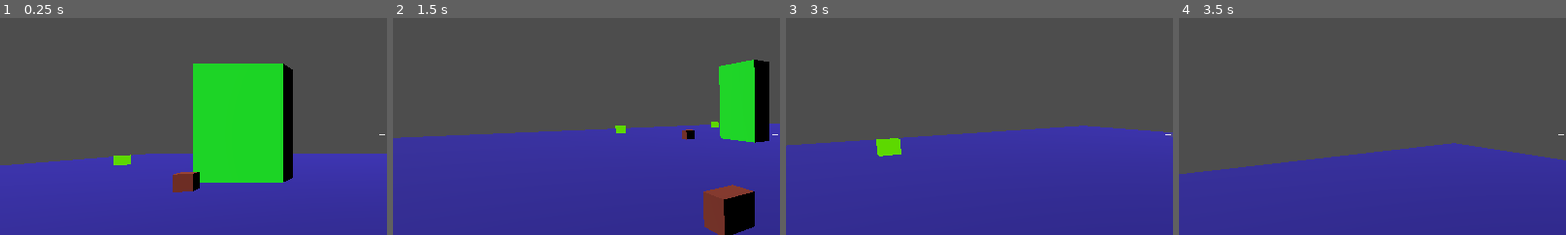
Above: before the commit, frames 1-4 (left to right).
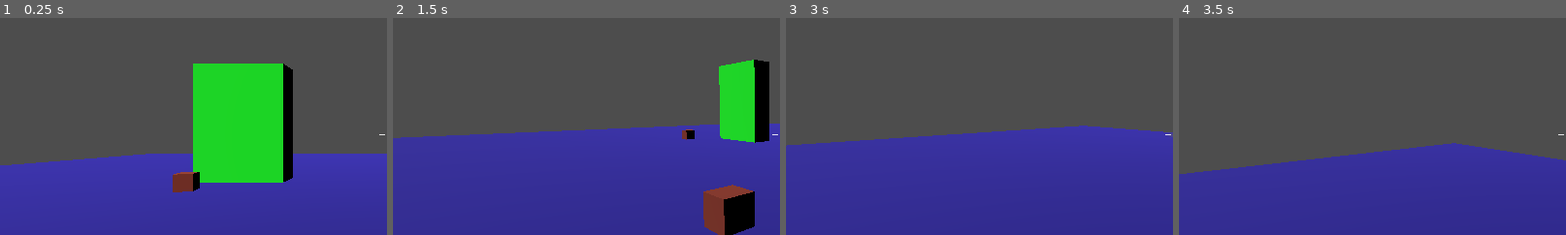
Above: after the commit, the same moments.

Repository: Rognlosh/DoomGodotYandex
Game: Godot game, scene res://scenes/main/main.tscn
Same seed, same stepped clock (60 frames per second), same inputs: the game is played once before the commit and once after it.
Inputs (mouse positions are % of the whole screen's width and height, from its top left):
- Up to frame 1 (0.25 s): no input
- Up to frame 2 (1.5 s): tap Enter at 0.5 s; move the mouse to (72, 45) at 0.52 s; press the mouse at (72, 45) at 0.53 s; hold D (move_right) 0.53-1.28 s; tap Space (jump) at 0.77 s; move the mouse to (45, 50) at 1.27 s; release the mouse at (45, 50) at 1.28 s; hold W (move_forward) from 1.28 s (still down); tap Mouse wheel up (weapon_next) at 1.35 s
- Up to frame 3 (3 s): keep holding W (move_forward); tap Space (jump) at 1.52 s; move the mouse to (52, 48) at 2.02 s; hold Mouse wheel down (weapon_prev) 2.03-2.78 s; move the mouse to (49, 52) at 2.77 s; click (49, 52) at 2.85 s
- Up to frame 4 (3.5 s): keep holding W (move_forward); tap Space (jump) at 3.02 s
The pictures show only the part of the screen within x 0-50%, y 23-73%; the shares and areas given below are measured in that part.

The runs differ from the first frame. In frame 1, 0.2% of the frame differs, in the area x 29-34%, y 62-68%; in frame 2, 0.1%; in frame 3, 0.5%, in the area x 23-30%, y 55-64%; in frame 4, nothing differs.

Commit message:
Разнообразие
Сделаны все типы брони и хилок

Diff:
--- a/scenes/levels/test_level.tscn
+++ b/scenes/levels/test_level.tscn
@@ -2,8 +2,6 @@
 
 [ext_resource type="PackedScene" uid="uid://djyxa4b1xgyjk" path="res://scenes/enemies/melee_grunt.tscn" id="1_jbqir"]
 [ext_resource type="PackedScene" uid="uid://capg6k5fgvtti" path="res://scenes/pickups/ammo_pickup.tscn" id="2_yautc"]
-[ext_resource type="PackedScene" uid="uid://cxhi7nu45a6fs" path="res://scenes/pickups/health_pickup.tscn" id="3_v45ci"]
-[ext_resource type="PackedScene" uid="uid://vix5ymbwwquo" path="res://scenes/pickups/armor_pickup.tscn" id="4_48ne7"]
 
 [sub_resource type="StandardMaterial3D" id="StandardMaterial3D_3hp5k"]
 albedo_color = Color(0.16274172, 0.12389998, 0.59, 1)
@@ -51,21 +49,3 @@
 
 [node name="Pickup3" parent="." unique_id=2037795098 instance=ExtResource("2_yautc")]
 transform = Transform3D(1, 0, 0, 0, 1, 0, 0, 0, 1, 4.5449023, 0, 1.6964359)
-
-[node name="Pickup4" parent="." unique_id=91416456 instance=ExtResource("3_v45ci")]
-transform = Transform3D(1, 0, 0, 0, 1, 0, 0, 0, 1, -10.57539, -2.3841858e-07, -1.5897617)
-
-[node name="Pickup5" parent="." unique_id=289361103 instance=ExtResource("3_v45ci")]
-transform = Transform3D(1, 0, 0, 0, 1, 0, 0, 0, 1, -11.493992, -2.3841858e-07, -8.316352)
-
-[node name="Pickup6" parent="." unique_id=306639419 instance=ExtResource("3_v45ci")]
-transform = Transform3D(1, 0, 0, 0, 1, 0, 0, 0, 1, 6.1414604, -2.3841858e-07, 5.0275383)
-
-[node name="Pickup7" parent="." unique_id=365843796 instance=ExtResource("4_48ne7")]
-transform = Transform3D(1, 0, 0, 0, 1, 0, 0, 0, 1, -10.153142, 0, 10.503584)
-
-[node name="Pickup8" parent="." unique_id=901541837 instance=ExtResource("4_48ne7")]
-transform = Transform3D(1, 0, 0, 0, 1, 0, 0, 0, 1, 3.9132335, 4.7683716e-07, 13.659431)
-
-[node name="Pickup9" parent="." unique_id=863799579 instance=ExtResource("4_48ne7")]
-transform = Transform3D(1, 0, 0, 0, 1, 0, 0, 0, 1, 9.31453, 2.3841858e-07, 8.677499)
--- /dev/null
+++ b/scenes/pickups/ArmorPickups/armor_blue.tscn
@@ -0,0 +1,13 @@
+[gd_scene format=3 uid="uid://c4hoyp01gwoo3"]
+
+[ext_resource type="PackedScene" uid="uid://vix5ymbwwquo" path="res://scenes/pickups/armor_pickup.tscn" id="1_q3pqd"]
+
+[sub_resource type="BoxMesh" id="BoxMesh_1jbaq"]
+size = Vector3(0.6, 0.6, 0.6)
+
+[node name="Pickup" unique_id=1531948811 instance=ExtResource("1_q3pqd")]
+amount = 200.0
+armor_class = 2
+
+[node name="MeshInstance3D" parent="." index="1" unique_id=32778721]
+mesh = SubResource("BoxMesh_1jbaq")
--- /dev/null
+++ b/scenes/pickups/ArmorPickups/armor_bonus.tscn
@@ -0,0 +1,14 @@
+[gd_scene format=3 uid="uid://dxpb546mp7lek"]
+
+[ext_resource type="PackedScene" uid="uid://vix5ymbwwquo" path="res://scenes/pickups/armor_pickup.tscn" id="1_nq27h"]
+
+[sub_resource type="StandardMaterial3D" id="StandardMaterial3D_ehnw8"]
+shading_mode = 0
+albedo_color = Color(0.6142, 0.74008334, 0.83, 1)
+
+[node name="Pickup" unique_id=1531948811 instance=ExtResource("1_nq27h")]
+mode = 0
+amount = 1.0
+
+[node name="MeshInstance3D" parent="." index="1" unique_id=32778721]
+surface_material_override/0 = SubResource("StandardMaterial3D_ehnw8")
--- /dev/null
+++ b/scenes/pickups/ArmorPickups/armor_green.tscn
@@ -0,0 +1,16 @@
+[gd_scene format=3 uid="uid://coa10rr4av5rr"]
+
+[ext_resource type="PackedScene" uid="uid://vix5ymbwwquo" path="res://scenes/pickups/armor_pickup.tscn" id="1_1vy3h"]
+
+[sub_resource type="BoxMesh" id="BoxMesh_vl8h8"]
+size = Vector3(0.6, 0.6, 0.6)
+
+[sub_resource type="StandardMaterial3D" id="StandardMaterial3D_dc6n7"]
+shading_mode = 0
+albedo_color = Color(4.813075e-07, 0.7766051, 0.41576427, 1)
+
+[node name="Pickup" unique_id=1531948811 instance=ExtResource("1_1vy3h")]
+
+[node name="MeshInstance3D" parent="." index="1" unique_id=32778721]
+mesh = SubResource("BoxMesh_vl8h8")
+surface_material_override/0 = SubResource("StandardMaterial3D_dc6n7")
--- /dev/null
+++ b/scenes/pickups/HealthPickups/health_bonus.tscn
@@ -0,0 +1,18 @@
+[gd_scene format=3 uid="uid://dpfhdqm4gwl3i"]
+
+[ext_resource type="PackedScene" uid="uid://cxhi7nu45a6fs" path="res://scenes/pickups/health_pickup.tscn" id="1_kixow"]
+
+[sub_resource type="BoxMesh" id="BoxMesh_cpgax"]
+size = Vector3(0.3, 0.3, 0.3)
+
+[sub_resource type="StandardMaterial3D" id="StandardMaterial3D_ogknn"]
+shading_mode = 0
+albedo_color = Color(0.27539998, 0.81, 0.45360005, 1)
+
+[node name="Pickup" unique_id=1531948811 instance=ExtResource("1_kixow")]
+heal_amount = 1.0
+allow_overheal = true
+
+[node name="MeshInstance3D" parent="." index="1" unique_id=32778721]
+mesh = SubResource("BoxMesh_cpgax")
+surface_material_override/0 = SubResource("StandardMaterial3D_ogknn")
--- /dev/null
+++ b/scenes/pickups/HealthPickups/medikit.tscn
@@ -0,0 +1,5 @@
+[gd_scene format=3 uid="uid://buc6jw652cenw"]
+
+[ext_resource type="PackedScene" uid="uid://cxhi7nu45a6fs" path="res://scenes/pickups/health_pickup.tscn" id="1_tk34s"]
+
+[node name="Pickup" unique_id=1531948811 instance=ExtResource("1_tk34s")]
--- /dev/null
+++ b/scenes/pickups/HealthPickups/soulsphere.tscn
@@ -0,0 +1,22 @@
+[gd_scene format=3 uid="uid://duindq6qmt6x8"]
+
+[ext_resource type="PackedScene" uid="uid://cxhi7nu45a6fs" path="res://scenes/pickups/health_pickup.tscn" id="1_romr6"]
+
+[sub_resource type="SphereMesh" id="SphereMesh_pxs7h"]
+radius = 0.4
+height = 0.8
+
+[sub_resource type="StandardMaterial3D" id="StandardMaterial3D_76btr"]
+shading_mode = 0
+albedo_color = Color(0.032760773, 0.8292277, 0.7557669, 1)
+
+[node name="Pickup" unique_id=1531948811 instance=ExtResource("1_romr6")]
+heal_amount = 100.0
+allow_overheal = true
+
+[node name="CollisionShape3D" parent="." index="0" unique_id=1166977037]
+transform = Transform3D(1, 0, 0, 0, 1, 0, 0, 0, 1, 0, 0.5, 0)
+
+[node name="MeshInstance3D" parent="." index="1" unique_id=32778721]
+mesh = SubResource("SphereMesh_pxs7h")
+surface_material_override/0 = SubResource("StandardMaterial3D_76btr")
--- /dev/null
+++ b/scenes/pickups/HealthPickups/stimpack.tscn
@@ -0,0 +1,13 @@
+[gd_scene format=3 uid="uid://bj1k41he46fmw"]
+
+[ext_resource type="PackedScene" uid="uid://cxhi7nu45a6fs" path="res://scenes/pickups/health_pickup.tscn" id="1_w6s2u"]
+
+[sub_resource type="StandardMaterial3D" id="StandardMaterial3D_24hak"]
+shading_mode = 0
+albedo_color = Color(0.52169025, 0.8149026, 0.2586421, 1)
+
+[node name="Pickup" unique_id=1531948811 instance=ExtResource("1_w6s2u")]
+heal_amount = 10.0
+
+[node name="MeshInstance3D" parent="." index="1" unique_id=32778721]
+surface_material_override/0 = SubResource("StandardMaterial3D_24hak")
--- a/scenes/pickups/health_pickup.tscn
+++ b/scenes/pickups/health_pickup.tscn
@@ -12,5 +12,8 @@
 heal_amount = 25.0
 allow_overheal = false
 
+[node name="CollisionShape3D" parent="." index="0" unique_id=1166977037]
+transform = Transform3D(1, 0, 0, 0, 1, 0, 0, 0, 1, 0, 0.5, 0)
+
 [node name="MeshInstance3D" parent="." index="1" unique_id=32778721]
 surface_material_override/0 = SubResource("StandardMaterial3D_s0h3m")
--- a/scenes/pickups/pickup_base.tscn
+++ b/scenes/pickups/pickup_base.tscn
@@ -16,6 +16,7 @@
 script = ExtResource("1_rs1tx")
 
 [node name="CollisionShape3D" type="CollisionShape3D" parent="." unique_id=1166977037]
+transform = Transform3D(1, 0, 0, 0, 1, 0, 0, 0, 1, 0, 0.5, 0)
 shape = SubResource("SphereShape3D_oto2a")
 
 [node name="MeshInstance3D" type="MeshInstance3D" parent="." unique_id=32778721]
